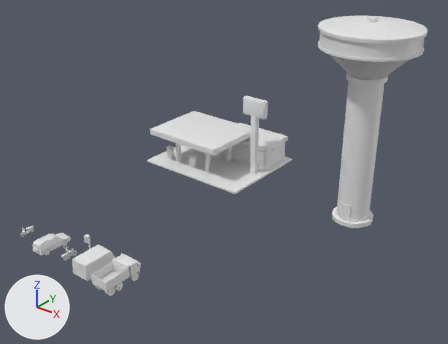
The glTF model public/models.glb, before and after one commit.
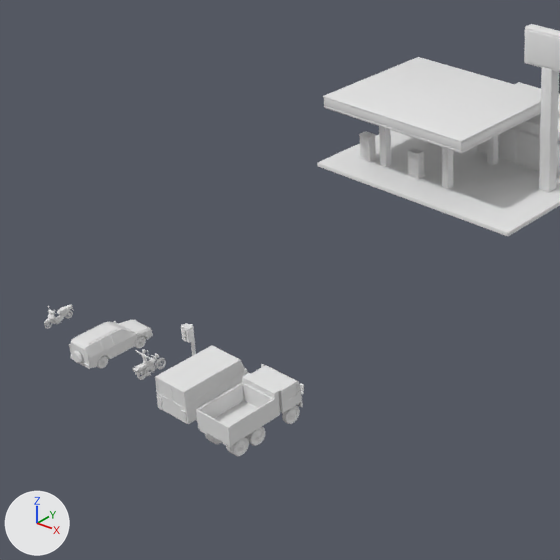
There are two pictures of each version: one whole from a 50 mm lens placed at (54.1, -37.8, 42.2), pointed at (11.0, 16.0, 8.8), one close up on the part from 0% to 58% of the width and 25% to 100% of the height. Lighting does not change. The marker at lower left points along +X, +Y and +Z. The last two pictures show the newer version. Where no turn or scale is listed for an object, it has been applied to the vertices. Vertices at exactly the same position are counted once.

Script lines for the objects in view, before the commit:
```python
ob_car_1_body = bpy.data.objects.new('car_1_Body', me_car_1_body)
ob_car_1_body.location = (-3.5, 0.0, 0.0)
ob_car_2_body = bpy.data.objects.new('car_2_Body', me_car_2_body)
ob_car_2_body.location = (4.55, 0.15, 0.0)
ob_car_3_body = bpy.data.objects.new('car_3_Body', me_car_3_body)
ob_car_3_body.location = (8.48, 0.12, 0.0)
ob_car_3_wheel_fr = bpy.data.objects.new('car_3_Wheel_FR', me_car_3_wheel_fr)
ob_car_3_wheel_fr.location = (9.48, 1.62, 0.57)
ob_car_3_wheel_mr = bpy.data.objects.new('car_3_Wheel_MR', me_car_3_wheel_mr)
ob_car_3_wheel_mr.location = (9.45, -0.8, 0.57)
ob_car_3_wheel_rl = bpy.data.objects.new('car_3_Wheel_RL', me_car_3_wheel_rl)
ob_car_3_wheel_rl.location = (7.51, -1.95, 0.57)
ob_car_3_wheel_rr = bpy.data.objects.new('car_3_Wheel_RR', me_car_3_wheel_rr)
ob_car_3_wheel_rr.location = (9.45, -1.95, 0.57)
# also in view: 'StationEssence' at (-3.4, 33.0, 6.1)
```
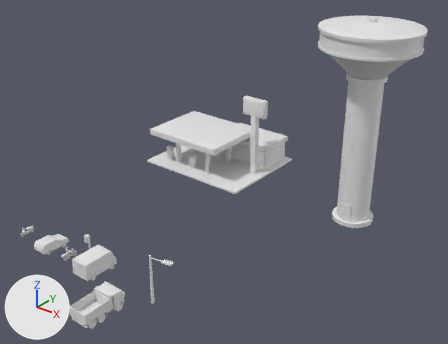
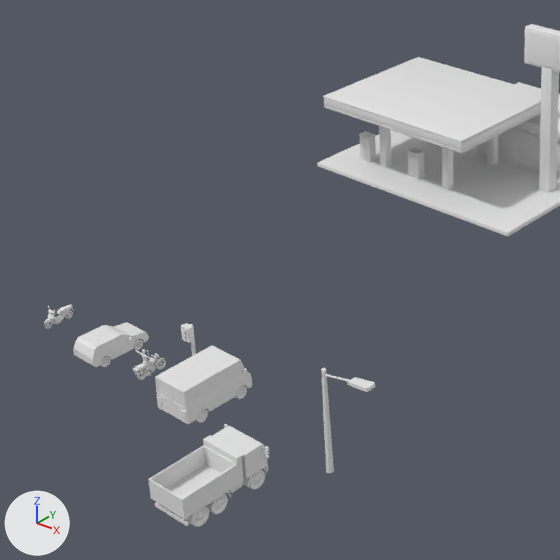
What differs and where, as boxes (x1, y1, x2, y2) in the close-ups (560 x 560 px):
```json
{"object": "car_3_Body", "change": "reshaped, moved", "before": [196, 364, 304, 448], "after": [148, 424, 269, 526], "on screen": "12% wider, 21% taller"}
{"object": "car_1_Body", "change": "reshaped", "before": [69, 319, 153, 369], "after": [73, 322, 149, 367], "on screen": "9% narrower, 10% shorter"}
{"object": "lampadaire", "change": "added", "after": [321, 368, 375, 473]}
{"object": "car_3_Wheel_MR", "change": "moved", "before": [246, 427, 266, 446], "after": [206, 494, 228, 514]}
{"object": "car_3_Wheel_RR", "change": "moved", "before": [226, 437, 249, 456], "after": [193, 506, 209, 527]}
{"object": "car_3_Wheel_FR", "change": "moved", "before": [282, 406, 300, 424], "after": [249, 469, 265, 489]}
{"object": "car_3_Wheel_RL", "change": "moved", "before": [205, 434, 222, 444], "on screen": "not visible afterwards"}
{"part": 1, "of": "me_car_1_body", "change": "rebuilt", "before": [70, 320, 152, 368], "after": [73, 322, 149, 367], "on screen": "7% narrower, 6% shorter"}
{"part": 2, "of": "me_car_1_body", "change": "deleted", "before": [69, 319, 153, 369]}
{"part": 3, "of": "me_car_3_body", "change": "added", "after": [155, 502, 189, 526]}
{"part": 4, "of": "me_car_3_body", "change": "added", "after": [229, 481, 243, 493]}
{"part": 5, "of": "me_car_3_body", "change": "added", "after": [243, 467, 267, 487]}
{"part": 6, "of": "me_car_3_body", "change": "added", "after": [186, 491, 231, 525]}
{"part": 7, "of": "me_car_3_body", "change": "reshaped", "before": [196, 382, 276, 446], "after": [148, 445, 239, 520]}
```

The change, as JSON lines over the scene's bpy script:
```json
{"block": "me_car_1_body", "where": "# used by ob_car_1_body; location = (-3.5, 0.0, 0.0)"}
{"op": "remove", "block": "me_car_1_body", "code": "me_car_1_body.from_pydata(...)  # 998 vertices, 1816 faces; spans x -1.07..1.07, y -2.44..2.26, z 0.33..1.79"}
{"op": "add", "block": "me_car_1_body", "code": "me_car_1_body.from_pydata(...)  # 403 vertices, 773 faces; spans x -1.13..1.13, y -1.96..1.89, z 0.27..1.49"}
{"block": "me_car_1_body", "change": "me_car_1_body part 1: the loose piece of 340 vertices spanning x -0.9..0.9, y -2.2..2.23, z 0.33..1.71 is rebuilt with 243 vertices and now spans x -0.94..0.94, y -1.96..1.89, z 0.27..1.49"}
{"block": "me_car_1_body", "change": "me_car_1_body part 2: 44 loose pieces with 650 vertices, spanning x -1.07..1.07, y -2.44..2.26, z 0.35..1.79, are deleted"}
{"block": "me_car_1_body", "change": "other edits to the shape of me_car_1_body do not show in these pictures"}
{"block": "me_car_3_body", "where": "# used by ob_car_3_body; location = (8.48, 0.12, 0.0)"}
{"op": "remove", "block": "me_car_3_body", "code": "me_car_3_body.from_pydata(...)  # 522 vertices, 926 faces; spans x -1.58..1.58, y -2.88..2.15, z 0.81..2.63"}
{"op": "add", "block": "me_car_3_body", "code": "me_car_3_body.from_pydata(...)  # 594 vertices, 1050 faces; spans x -1.58..1.58, y -3.1..2.14, z 0.54..2.63"}
{"block": "me_car_3_body", "change": "me_car_3_body part 3: a new loose piece, a box spanning x -1.15..1.16, y -2.99..-2.85, z 0.64..0.8"}
{"block": "me_car_3_body", "change": "me_car_3_body part 4: a new loose piece of 16 vertices spanning x -1.0..1.0, y -0.14..0.7, z 0.65..1.06"}
{"block": "me_car_3_body", "change": "me_car_3_body part 5: a new loose piece of 16 vertices spanning x 0.82..1.21, y 0.8..2.06, z 0.54..1.19"}
{"block": "me_car_3_body", "change": "me_car_3_body part 6: a new loose piece of 16 vertices spanning x 0.43..1.21, y -2.75..-0.29, z 0.54..1.19"}
{"block": "me_car_3_body", "change": "me_car_3_body part 7: 12 vertices moved from x -1.22..1.22, y -2.88..-2.81, z 1.14..2.28 to x -1.22..1.22, y -3.1..-3.03, z 1.14..2.28; 16 vertices added at x -0.9..0.87, y -2.94..-2.89, z 0.68..1.04"}
{"block": "me_car_3_body", "change": "other edits to the shape of me_car_3_body do not show in these pictures"}
{"op": "add", "block": "me_cylinder_001", "code": ["me_cylinder_001 = bpy.data.meshes.new('Cylinder.001')", "me_cylinder_001.from_pydata(...)  # 72 vertices, 102 faces; spans x -0.2..3.18, y -0.33..0.33, z 0.0..6.46"]}
{"op": "set", "path": "ob_car_3_body.location", "old": "(8.48, 0.12, 0.0)", "new": "(11.06, -4.75, 0.0)"}
{"op": "set", "path": "ob_car_3_wheel_fr.location", "old": "(9.48, 1.62, 0.57)", "new": "(12.06, -3.26, 0.57)"}
{"op": "set", "path": "ob_car_3_wheel_mr.location", "old": "(9.45, -0.8, 0.57)", "new": "(12.03, -5.67, 0.57)"}
{"op": "set", "path": "ob_car_3_wheel_rl.location", "old": "(7.51, -1.95, 0.57)", "new": "(10.09, -6.82, 0.57)"}
{"op": "set", "path": "ob_car_3_wheel_rr.location", "old": "(9.45, -1.95, 0.57)", "new": "(12.03, -6.82, 0.57)"}
{"op": "add", "block": "ob_lampadaire", "code": ["ob_lampadaire = bpy.data.objects.new('lampadaire', me_cylinder_001)", "ob_lampadaire.location = (13.91, 0.0, -0.02)"]}
```
